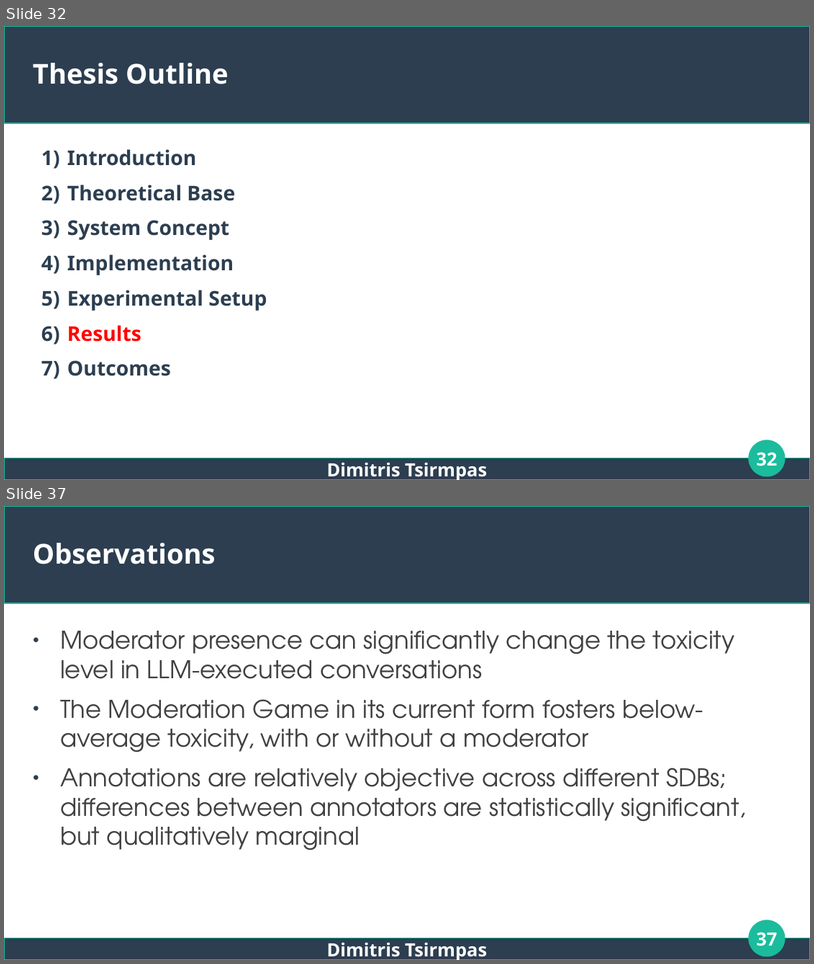
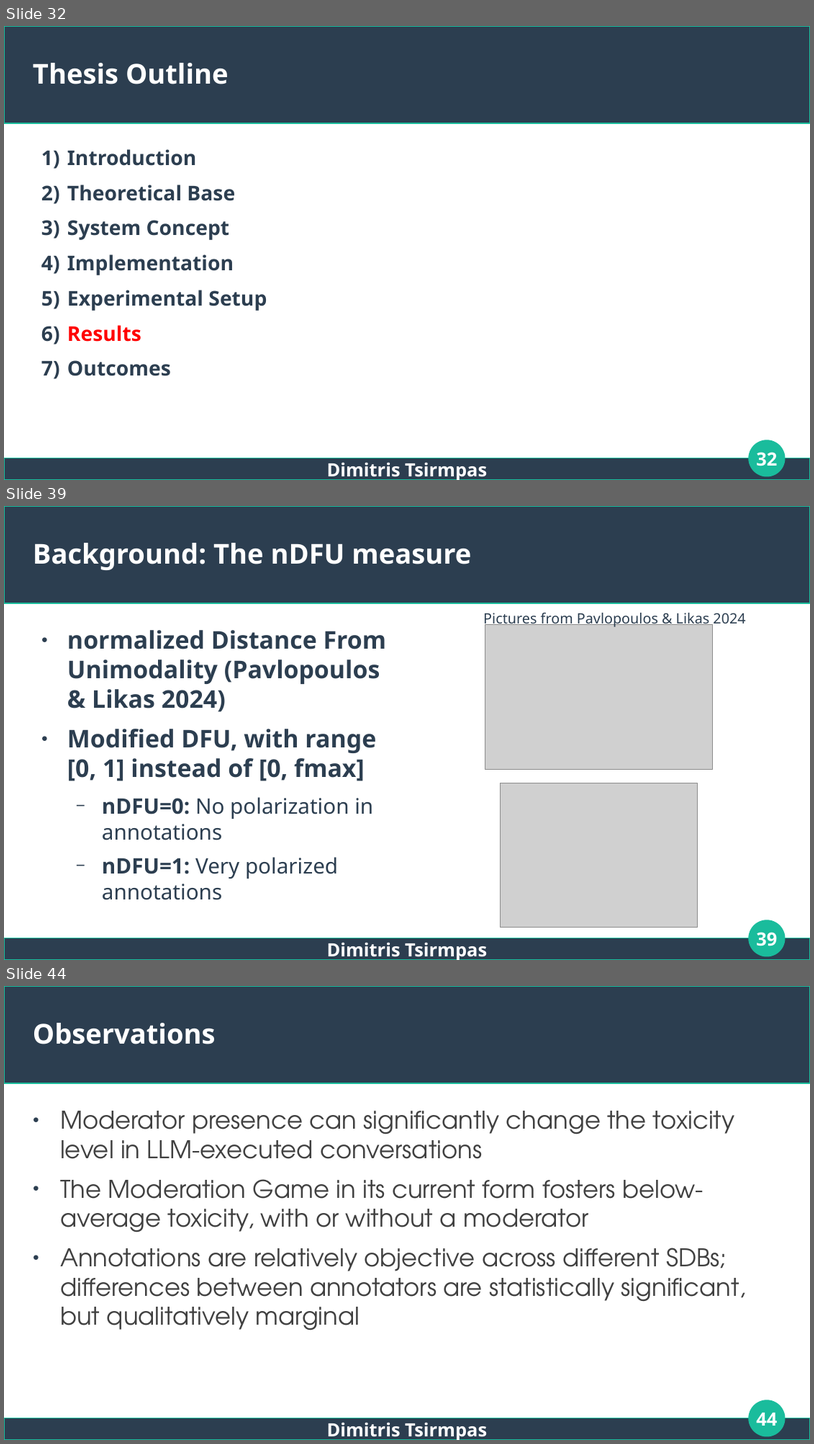
Before and after one commit to dimits-ts/llm_moderation_research, a slide deck: presentations/thesis.odp. Shown one above the other, each under a label of ours: slides 32 and 37 before the commit, slides 32, 39 and 44 after it; the slides between them are not shown. The pictures are 814x964 and 814x1444 pixels, drawn with LibreOffice and Linux fonts; fonts in the diff are those of the drawing; grey boxes stand for pictures. Boxes give left, top, right and bottom in pixels: in the first picture for what was removed or moved away, otherwise in the second. Text is boxed around its words. In the diff, an @@ line names an element or a change of style, - is before the commit and + after.

```diff
--- a/presentations/thesis.odp
+++ b/presentations/thesis.odp
@@ slide 39 added at box(4, 506, 810, 960), background #FFFFFF; not listed: 3 template elements that a slide beside it also shows @@
@@ title added at box(33, 543, 471, 570), 27 pt, text #FFFFFF, bold @@
+Background: The nDFU measure
@@ text added at box(484, 613, 746, 628), 14 pt, text #2C3E50 @@
+Pictures from Pavlopoulos & Likas 2024
@@ text added at box(67, 630, 387, 900), 24 pt, text #2C3E50, bold @@
+● normalized Distance From Unimodality (Pavlopoulos & Likas 2024)
+● Modified DFU, with range [0, 1] instead of [0, fmax]
+  − nDFU=0: No polarization in annotations
+  − nDFU=1: Very polarized annotations
@@ picture added at box(486, 625, 714, 769) @@
@@ picture added at box(501, 782, 699, 926) @@
@@ page number added at box(756, 932, 777, 946), 18 pt, text #FFFFFF, bold @@
+39
@@ text added at box(327, 942, 487, 960), 18 pt, text #FFFFFF, bold @@
+Dimitris Tsirmpas
@@ what was slide 37 is now slide 44 @@
@@ page number at box(756, 1412, 777, 1425): text changed @@
-37
+44
```
Also in this commit, not shown: 4 slides changed, 7 other slides added.
